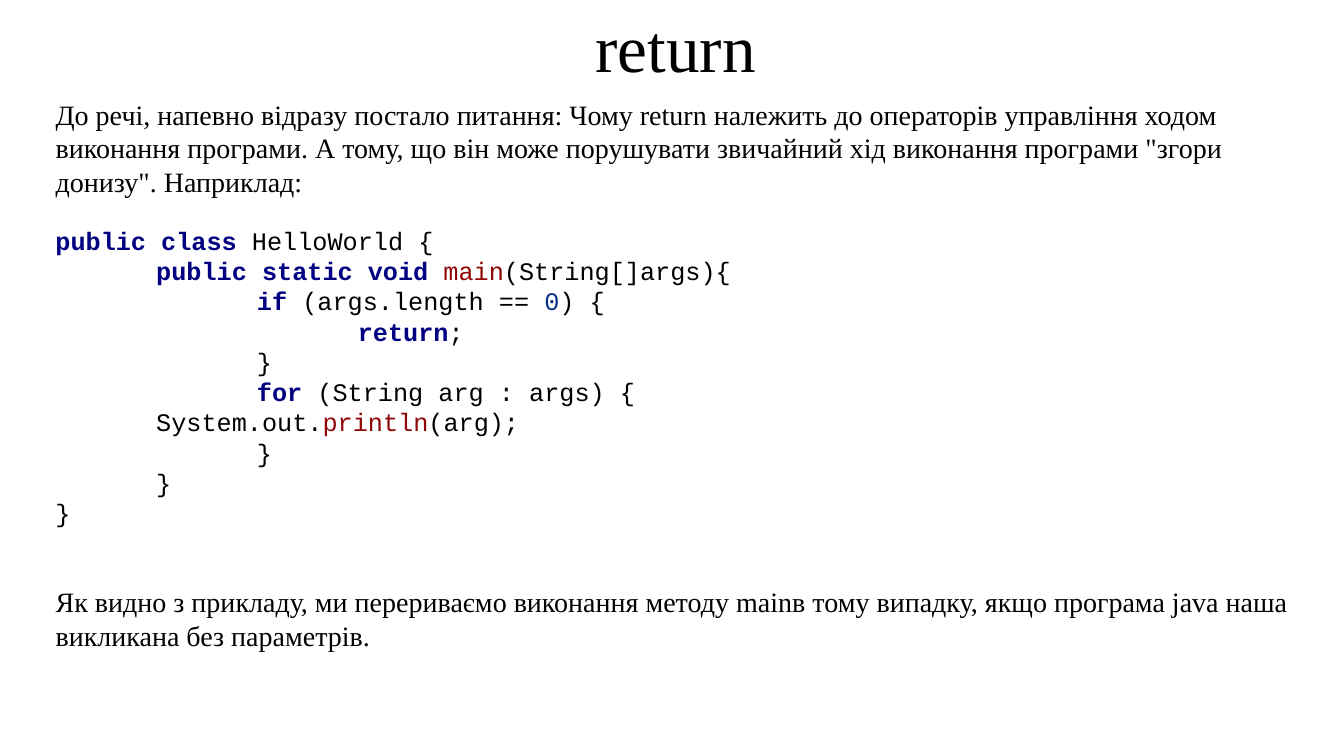
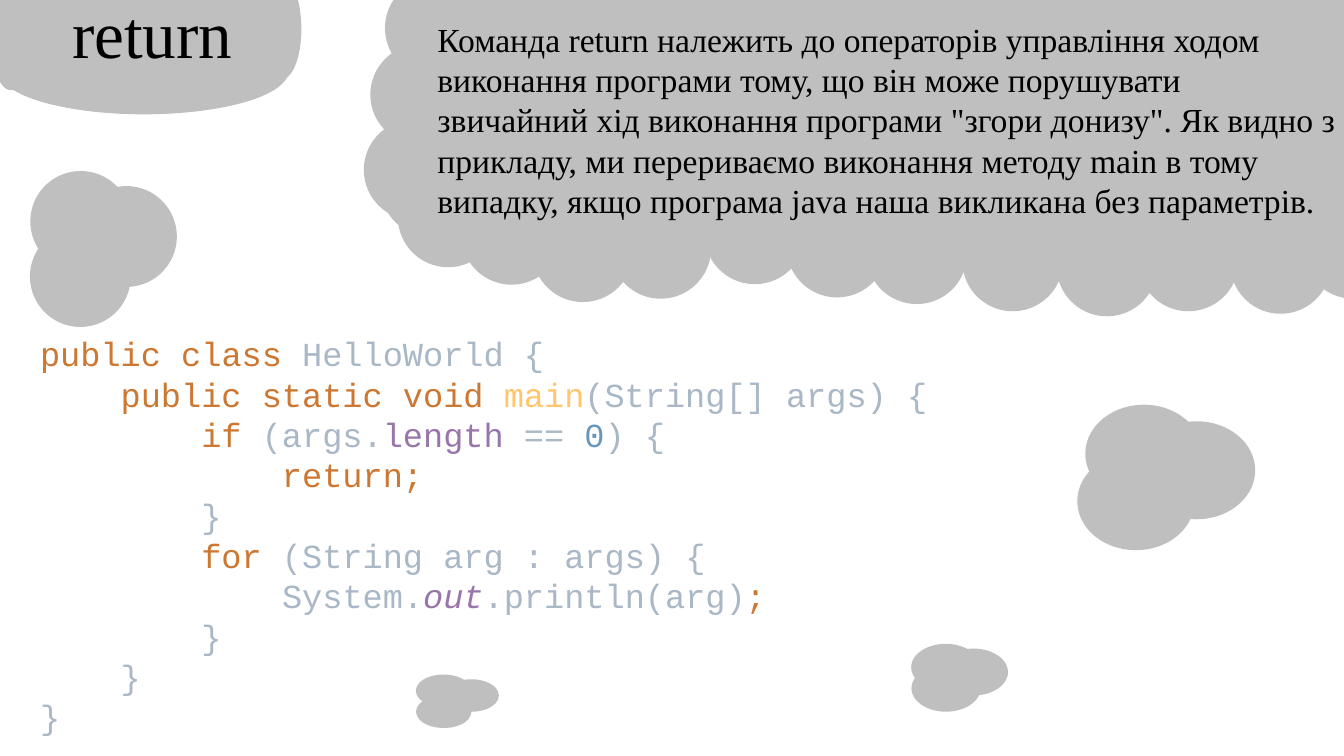
Before and after one commit to arg3ntuum/JavaCourse, a slide deck: slide 8 of Java Урок 5 Методи.pptx (slide 9 before the commit). Drawn at 1344x756 pixels with LibreOffice and Linux fonts; fonts in the diff are those of the drawing. Boxes give left, top, right and bottom in pixels: in the first picture for what was removed or moved away, otherwise in the second. Text is boxed around its words. In the diff, an @@ line names an element or a change of style, - is before the commit and + after.

```diff
--- a/Java Урок 5 Методи.pptx
+++ b/Java Урок 5 Методи.pptx
@@ text "return": place and size @@
-text "return" at (595, 34, 755, 73)
+text "return" at (72, 20, 232, 59)
@@ group added at (0, 0, 301, 115): 4 ellipses @@
@@ rectangle added at (414, 0, 1344, 248), fill #BFBFBF @@
@@ text at (437, 29, 1335, 220): text changed; size 20 to 24 pt @@
-До речі, напевно відразу постало питання: Чому return належить до операторів управління ходом виконання програми. А тому, що він може порушувати звичайний хід виконання програми "згори донизу". Наприклад:
+Команда return належить до операторів управління ходом виконання програми тому, що він може порушувати звичайний хід виконання програми "згори донизу". Як видно з прикладу, ми перериваємо виконання методу main в тому випадку, якщо програма java наша викликана без параметрів.
@@ ellipse added at (381, 136, 482, 237), fill #BFBFBF @@
@@ ellipse added at (30, 171, 131, 272), fill #BFBFBF @@
@@ group added at (364, 0, 499, 267): 4 ellipses @@
@@ ellipse added at (76, 187, 176, 287), fill #BFBFBF @@
@@ group added at (462, 184, 1344, 314): 10 ellipses @@
@@ ellipse added at (30, 226, 131, 327), fill #BFBFBF @@
@@ ellipse added at (1057, 216, 1157, 317), fill #BFBFBF @@
@@ text "public class HelloWorld { public ..." at (40, 342, 887, 615): vertical alignment top to middle @@
@@ text at (40, 342, 887, 615): text changed; size 18 to 24 pt; text colour #000000 to #A9B7C6 @@
-public class HelloWorld {
-public static void main(String[]args){
-if (args.length == 0) {
-return;
-}
-for (String arg : args) { System.out.println(arg);
-}
-}
-}
+public class HelloWorld {
+public static void main(String[] args) {
+if (args.length == 0) {
+return;
+}
+for (String arg : args) {
+System.out.println(arg);
+}
+}
+}
@@ ellipse added at (1086, 405, 1203, 503), fill #BFBFBF @@
@@ ellipse added at (1138, 421, 1255, 519), fill #BFBFBF @@
@@ ellipse added at (1078, 453, 1195, 551), fill #BFBFBF @@
@@ text removed at (56, 593, 1287, 651) @@
-Як видно з прикладу, ми перериваємо виконання методу mainв тому випадку, якщо програма java наша викликана без параметрів.
@@ ellipse added at (911, 644, 981, 692), fill #BFBFBF @@
@@ ellipse added at (939, 648, 1008, 696), fill #BFBFBF @@
@@ ellipse added at (415, 675, 471, 707), fill #BFBFBF @@
@@ ellipse added at (444, 680, 499, 712), fill #BFBFBF @@
@@ ellipse added at (911, 665, 981, 713), fill #BFBFBF @@
@@ ellipse added at (416, 696, 472, 728), fill #BFBFBF @@
```
Also in this commit, not shown: 9 other slides changed, 2 slides added, 11 slides removed, 1 other file.
